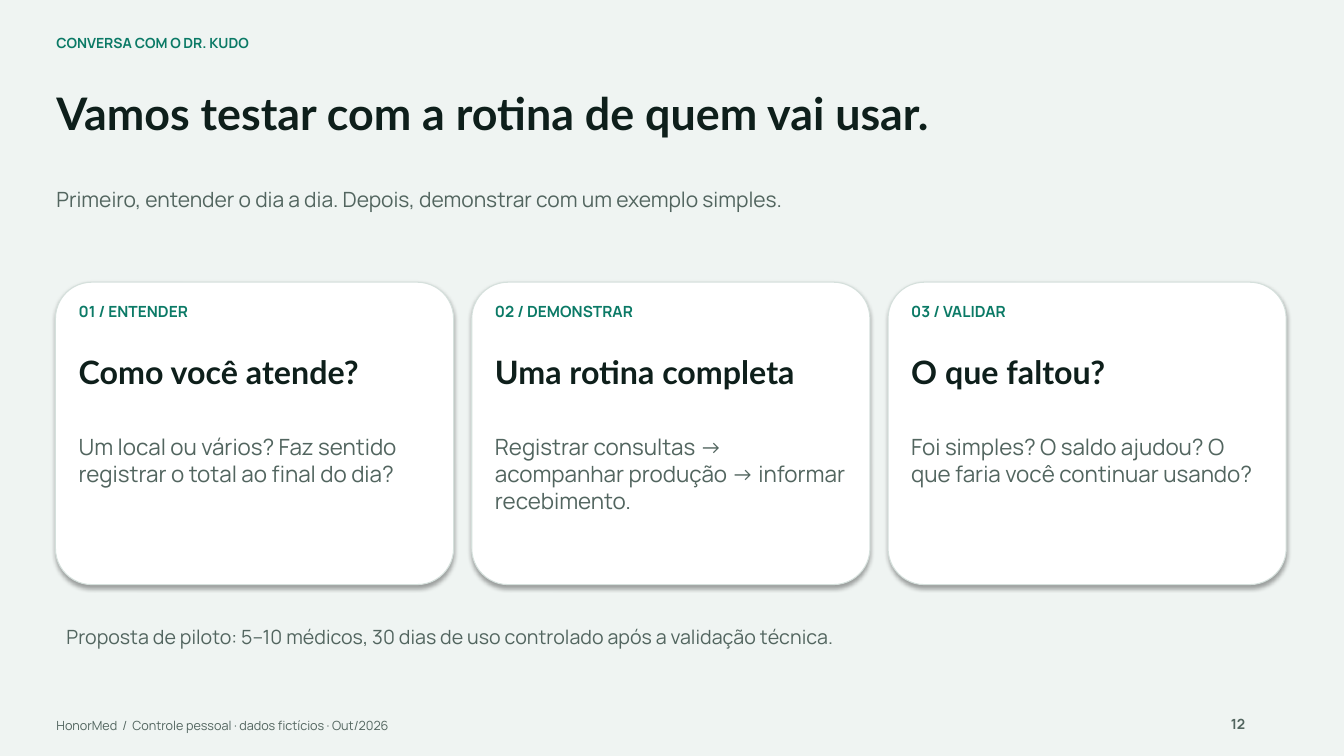
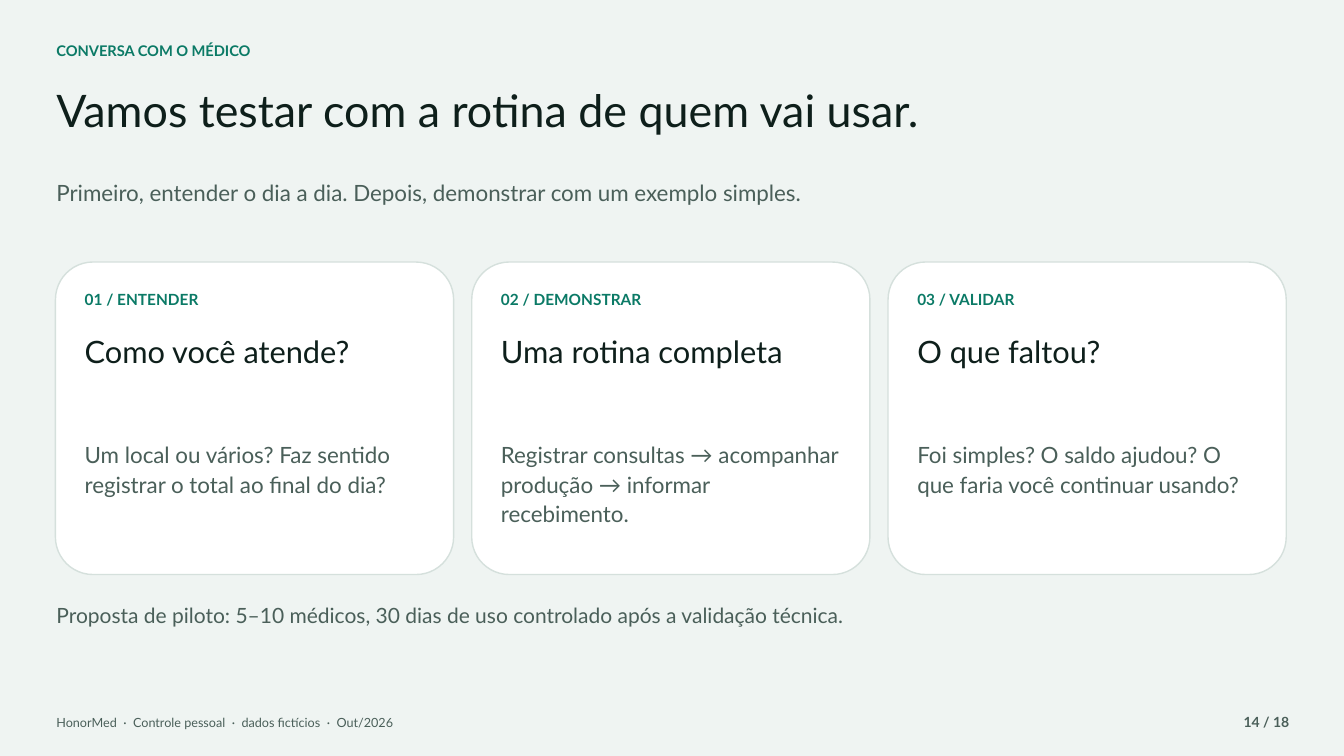
Before and after one commit to Gor0d/HonorMed, a slide deck: slide 14 of docs/apresentacao/HonorMed_Apresentacao_Medicos.pptx (slide 12 before the commit). Drawn at 1344x756 pixels with LibreOffice and Linux fonts; fonts in the diff are those of the drawing. Boxes give left, top, right and bottom in pixels: in the first picture for what was removed or moved away, otherwise in the second. Text is boxed around its words. In the diff, an @@ line names an element or a change of style, - is before the commit and + after.

```diff
--- a/docs/apresentacao/HonorMed_Apresentacao_Medicos.pptx
+++ b/docs/apresentacao/HonorMed_Apresentacao_Medicos.pptx
@@ text at (x1=56, y1=43, x2=251, y2=56): text changed; size 10 to 10.5 pt; font Manrope to Lato @@
-CONVERSA COM O DR. KUDO
+CONVERSA COM O MÉDICO
@@ text "Vamos testar com a rotina ..." at (x1=56, y1=94, x2=919, y2=135): bold off; less space between paragraphs @@
@@ text "Primeiro, entender o dia a ..." moved from (x1=56, y1=191, x2=782, y2=212) to (x1=56, y1=184, x2=801, y2=205) @@
@@ text "Primeiro, entender o dia a ..." at (x1=56, y1=184, x2=801, y2=205): size 15 to 16 pt, font Manrope to Lato, text colour #52655F to #4A5F59; line spacing 1 to 1.1; less space between paragraphs @@
@@ rounded rectangle resized from (x1=55, y1=282, x2=454, y2=585) to (x1=55, y1=262, x2=454, y2=575) @@
@@ rounded rectangle resized from (x1=472, y1=282, x2=870, y2=585) to (x1=472, y1=262, x2=870, y2=575) @@
@@ outline #D5E0DC 0.75 pt to #D5E0DC 1 pt; shadow off in 3 elements at (x1=55, y1=262, x2=454, y2=575), (x1=472, y1=262, x2=870, y2=575), (x1=888, y1=262, x2=1287, y2=575) @@
@@ rounded rectangle resized from (x1=888, y1=282, x2=1287, y2=585) to (x1=888, y1=262, x2=1287, y2=575) @@
@@ text "01 / ENTENDER" moved from (x1=79, y1=305, x2=188, y2=318) to (x1=85, y1=293, x2=198, y2=305) @@
@@ font Manrope to Lato; line spacing 1 to 1.1; less space between paragraphs in 3 elements at (x1=85, y1=293, x2=198, y2=305), (x1=917, y1=293, x2=1014, y2=305), (x1=501, y1=293, x2=642, y2=305) @@
@@ text "02 / DEMONSTRAR" moved from (x1=495, y1=305, x2=633, y2=318) to (x1=501, y1=293, x2=642, y2=305) @@
@@ text "03 / VALIDAR" moved from (x1=911, y1=305, x2=1006, y2=318) to (x1=917, y1=293, x2=1014, y2=305) @@
@@ text "Como você atende?" moved from (x1=79, y1=360, x2=359, y2=385) to (x1=85, y1=340, x2=350, y2=364) @@
@@ size 23 to 22 pt, bold off; less space between paragraphs in 3 elements at (x1=917, y1=340, x2=1100, y2=369), (x1=85, y1=340, x2=350, y2=364), (x1=501, y1=340, x2=782, y2=369) @@
@@ text "Uma rotina completa" moved from (x1=495, y1=360, x2=794, y2=390) to (x1=501, y1=340, x2=782, y2=369) @@
@@ text "O que faltou?" moved from (x1=911, y1=360, x2=1105, y2=390) to (x1=917, y1=340, x2=1100, y2=369) @@
@@ font Manrope to Lato, text colour #52655F to #4A5F59; line spacing 1 to 1.1; less space between paragraphs in 3 elements at (x1=85, y1=446, x2=390, y2=497), (x1=917, y1=446, x2=1239, y2=497), (x1=501, y1=446, x2=838, y2=522) @@
@@ text "Foi simples? O saldo ajudou? ..." moved from (x1=911, y1=438, x2=1252, y2=488) to (x1=917, y1=446, x2=1239, y2=497) @@
@@ text "Proposta de piloto: 5–10 médicos, ..." moved from (x1=66, y1=629, x2=833, y2=649) to (x1=56, y1=607, x2=843, y2=627) @@
@@ text "Proposta de piloto: 5–10 médicos, ..." at (x1=56, y1=607, x2=843, y2=627): size 14 to 15 pt, font Manrope to Lato, text colour #52655F to #4A5F59; line spacing 1 to 1.1; less space between paragraphs @@
@@ text at (x1=56, y1=717, x2=394, y2=729): text changed; font Manrope to Lato; text colour #52655F to #4A5F59 @@
-HonorMed / Controle pessoal · dados fictícios · Out/2026
+HonorMed · Controle pessoal · dados fictícios · Out/2026
@@ text removed at (x1=1231, y1=719, x2=1245, y2=729) @@
-12
@@ text added at (x1=1244, y1=717, x2=1289, y2=727), 10 pt, text #4A5F59, bold @@
+14 / 18
```
Also in this commit, not shown: 15 other slides changed, 2 slides added, 10 other files.
